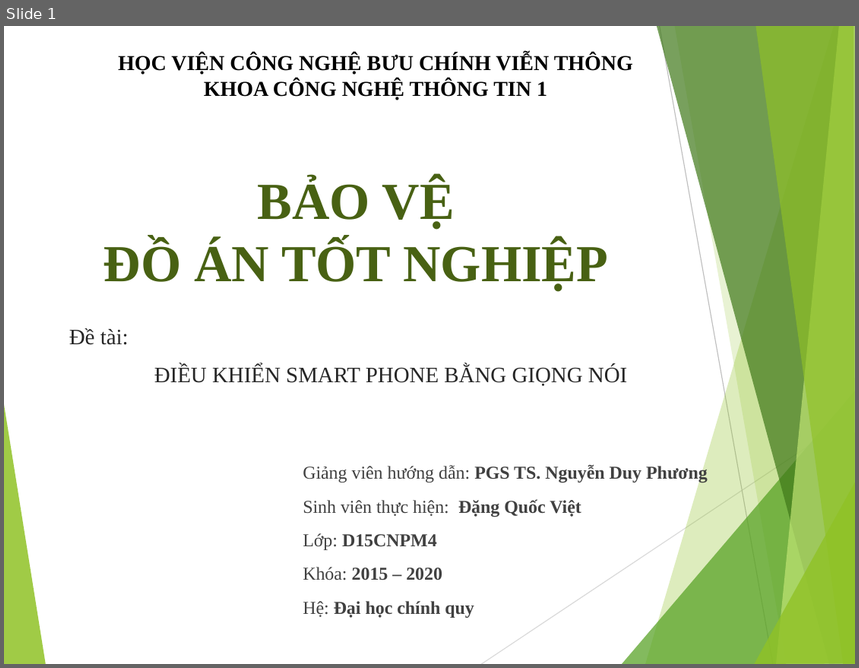
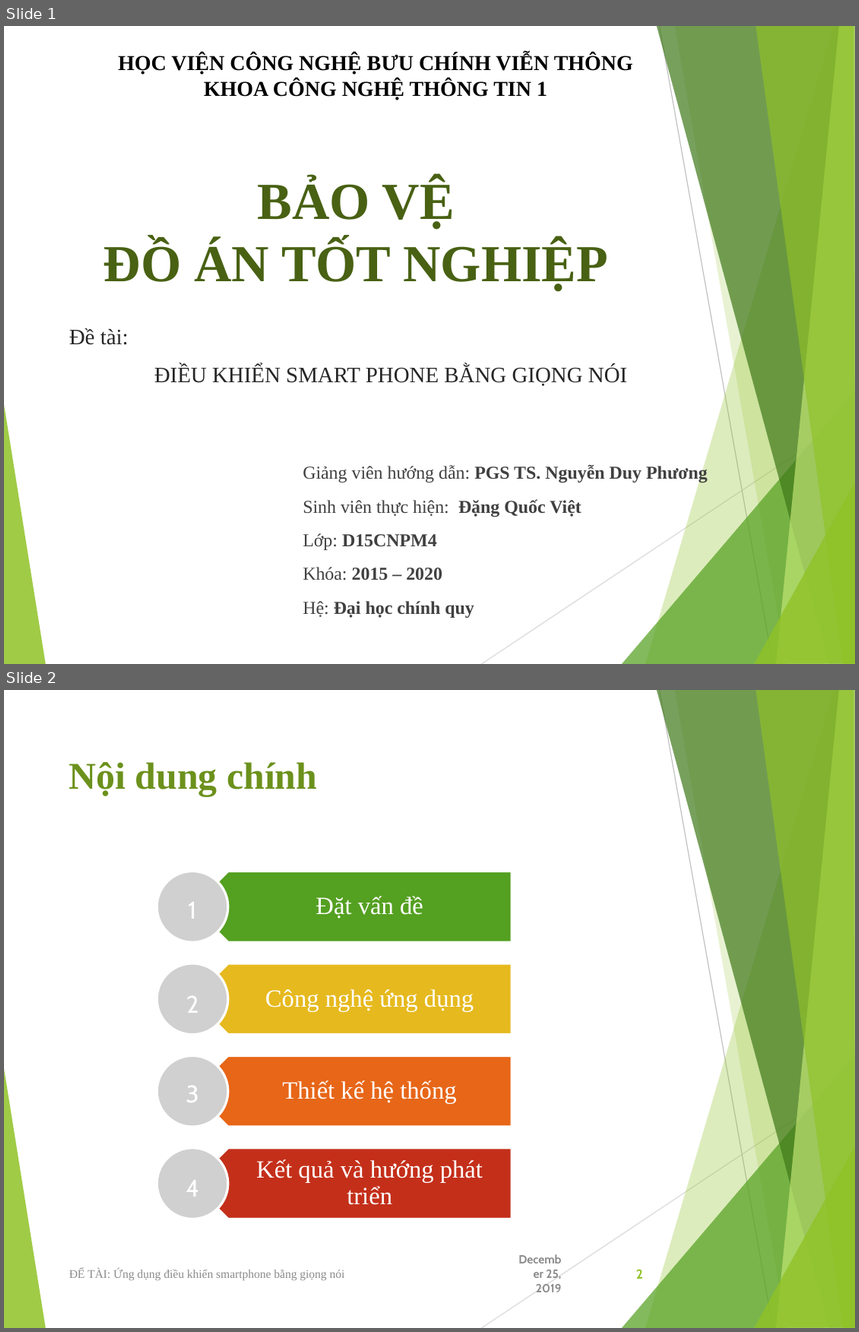
Before and after one commit to viet97/doandocs, a slide deck: DATN_Presentation.pptx. Shown one above the other, each under a label of ours: slide 1 before the commit, slides 1 and 2 after it. The pictures are 859x668 and 859x1332 pixels, drawn with LibreOffice and Linux fonts; fonts in the diff are those of the drawing; grey boxes stand for pictures. Boxes give left, top, right and bottom in pixels: in the first picture for what was removed or moved away, otherwise in the second. Text is boxed around its words. In the diff, an @@ line names an element or a change of style, - is before the commit and + after.

```diff
--- a/DATN_Presentation.pptx
+++ b/DATN_Presentation.pptx
@@ slide 2 added at [4,690,855,1328], background #FFFFFF; not listed: 10 template elements that a slide beside it also shows @@
@@ title added at [69,762,317,796], 32 pt, text #6C921D, bold @@
+Nội dung chính
@@ text added at [188,902,196,919], 20.4 pt, text #FFFFFF @@
+1
@@ text added at [186,996,199,1013], 20.4 pt, text #FFFFFF @@
+2
@@ text added at [186,1086,199,1103], 20.4 pt, text #FFFFFF @@
+3
@@ group added at [158,872,512,1220]: 4 pentagon arrows, 4 texts, 4 pictures @@
+Đặt vấn đề
+Công nghệ ứng dụng
+Thiết kế hệ thống
+Kết quả và hướng phát triển
@@ text added at [186,1180,199,1197], 20.4 pt, text #FFFFFF @@
+4
@@ text added at [69,1268,345,1281], 10 pt, text #8C8C8C @@
+ĐỂ TÀI: Ứng dụng điều khiển smartphone bằng giọng nói
@@ text added at [536,1270,562,1293], 10 pt, text #8C8C8C, bold @@
+December 25, 2019
@@ page number added at [636,1270,643,1279], 11 pt, text #90C226, bold @@
+2
```
Also in this commit, not shown: 21 slides changed, 5 other slides added, 2 slides removed.
